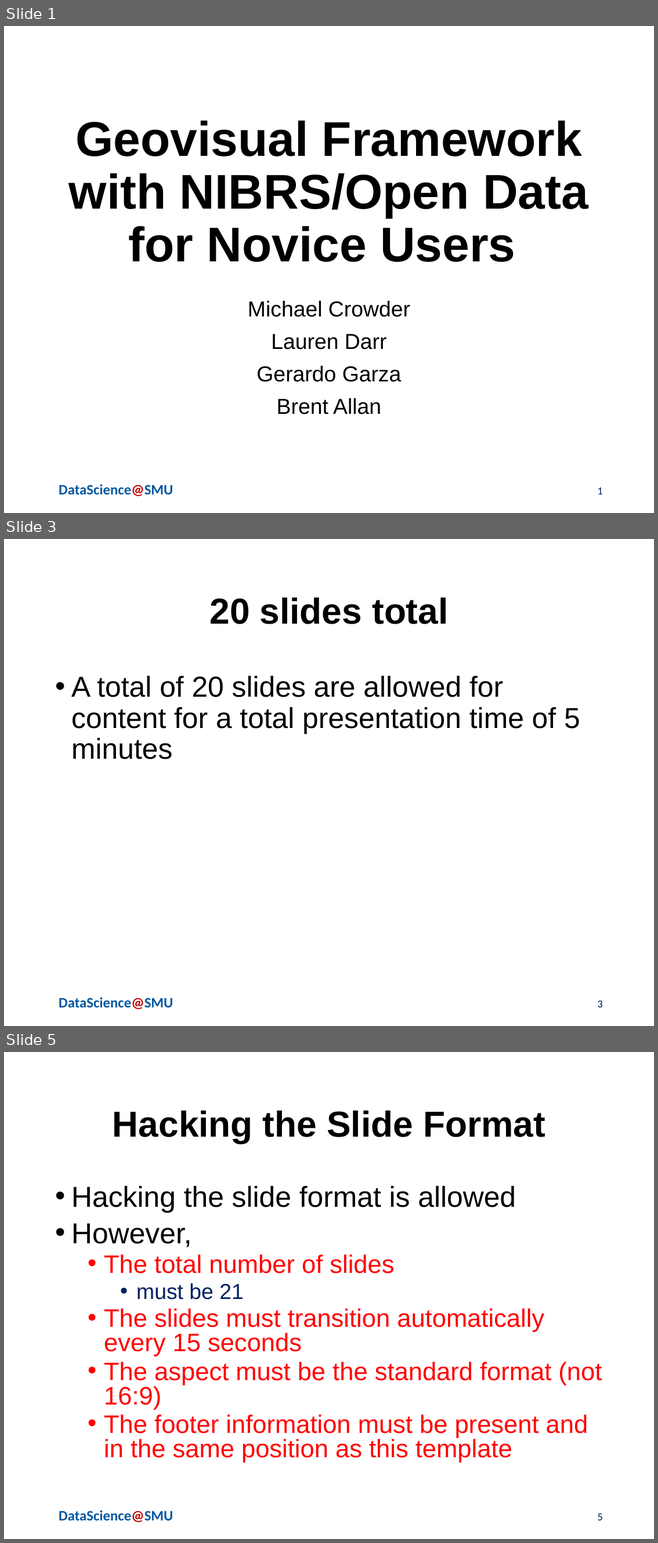
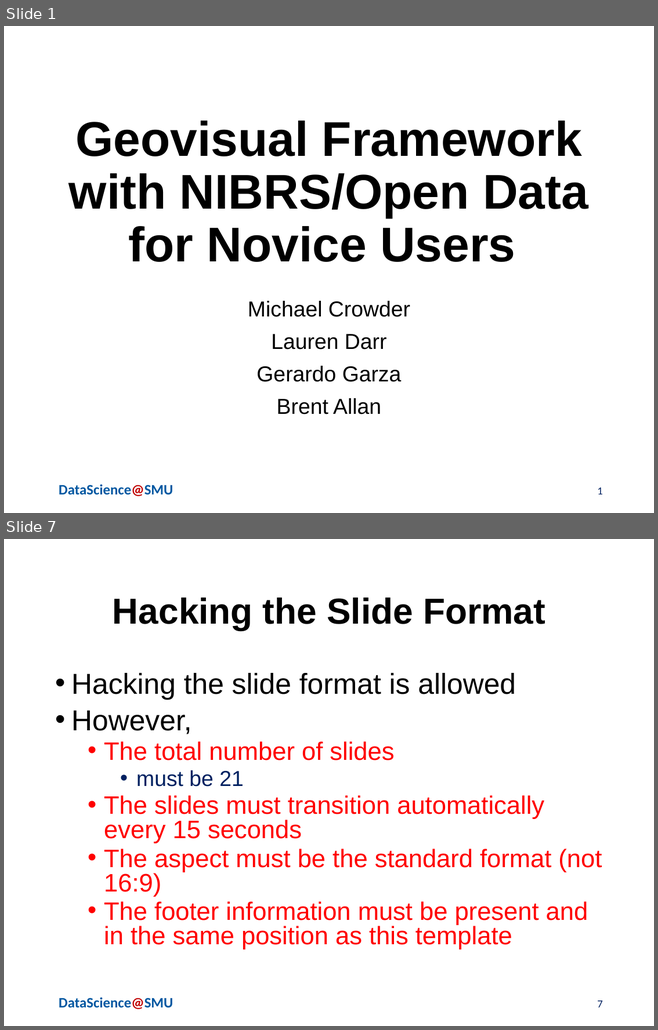
Before and after one commit to Laurendarr4/Capstone-Project-SMU, a slide deck: MSDSPresentationTemplate.pptx. Shown one above the other, each under a label of ours: slides 1, 3 and 5 before the commit, slides 1 and 7 after it; the slides between them are not shown. The pictures are 658x1543 and 658x1030 pixels, drawn with LibreOffice and Linux fonts; fonts in the diff are those of the drawing; background and template pictures are left out. Boxes give left, top, right and bottom in pixels: in the first picture for what was removed or moved away, otherwise in the second. Text is boxed around its words. In the diff, an @@ line names an element or a change of style, - is before the commit and + after.

```diff
--- a/MSDSPresentationTemplate.pptx
+++ b/MSDSPresentationTemplate.pptx
@@ slide 3 removed at bbox=[4, 539, 654, 1026], background #FFFFFF; not listed: 1 template element that a slide beside it also shows @@
@@ title removed at bbox=[209, 598, 448, 624] @@
-20 slides total
@@ text removed at bbox=[71, 676, 580, 759] @@
-• A total of 20 slides are allowed for content for a total presentation time of 5 minutes
@@ page number removed at bbox=[597, 1001, 602, 1008] @@
-3
@@ what was slide 5 is now slide 7 @@
@@ page number at bbox=[597, 1001, 602, 1008]: text changed @@
-5
+7
```
Also in this commit, not shown: 1 slide changed, 4 slides added, 3 other slides removed.
